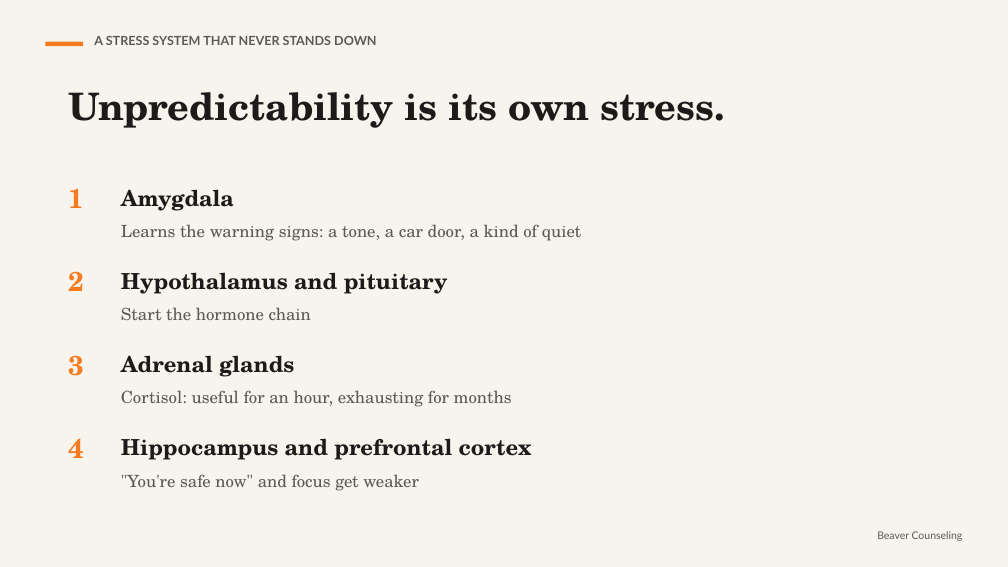
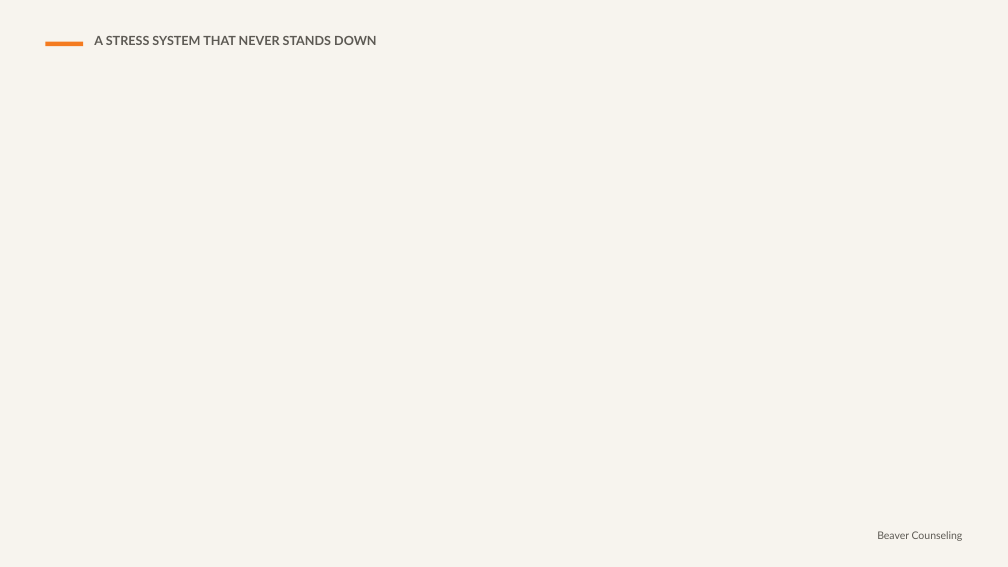
Before and after one commit to rmwtoolkit/bcds-toolkit, a slide deck: slide 5 of decks/when-someone-at-home-drinks-or-uses-lesson-v2.pptx (slide 4 before the commit). Drawn at 1008x567 pixels with LibreOffice and Linux fonts; fonts in the diff are those of the drawing; background and template pictures are left out. Boxes give left, top, right and bottom in pixels: in the first picture for what was removed or moved away, otherwise in the second. Text is boxed around its words. In the diff, an @@ line names an element or a change of style, - is before the commit and + after.

```diff
--- a/decks/when-someone-at-home-drinks-or-uses-lesson-v2.pptx
+++ b/decks/when-someone-at-home-drinks-or-uses-lesson-v2.pptx
@@ text removed at (x1=68, y1=92, x2=725, y2=128) @@
-Unpredictability is its own stress.
@@ text removed at (x1=68, y1=188, x2=84, y2=208) @@
-1
@@ text removed at (x1=121, y1=189, x2=581, y2=241) @@
-Amygdala
-Learns the warning signs: a tone, a car door, a kind of quiet
@@ text removed at (x1=68, y1=271, x2=84, y2=291) @@
-2
@@ text removed at (x1=121, y1=272, x2=448, y2=320) @@
-Hypothalamus and pituitary
-Start the hormone chain
@@ text removed at (x1=68, y1=355, x2=84, y2=376) @@
-3
@@ text removed at (x1=121, y1=355, x2=512, y2=407) @@
-Adrenal glands
-Cortisol: useful for an hour, exhausting for months
@@ text removed at (x1=68, y1=438, x2=84, y2=458) @@
-4
@@ text removed at (x1=121, y1=438, x2=532, y2=491) @@
-Hippocampus and prefrontal cortex
-"You're safe now" and focus get weaker
```
Also in this commit, not shown: 7 other slides changed, 15 slides added, 1 slide removed, 8 other files.
